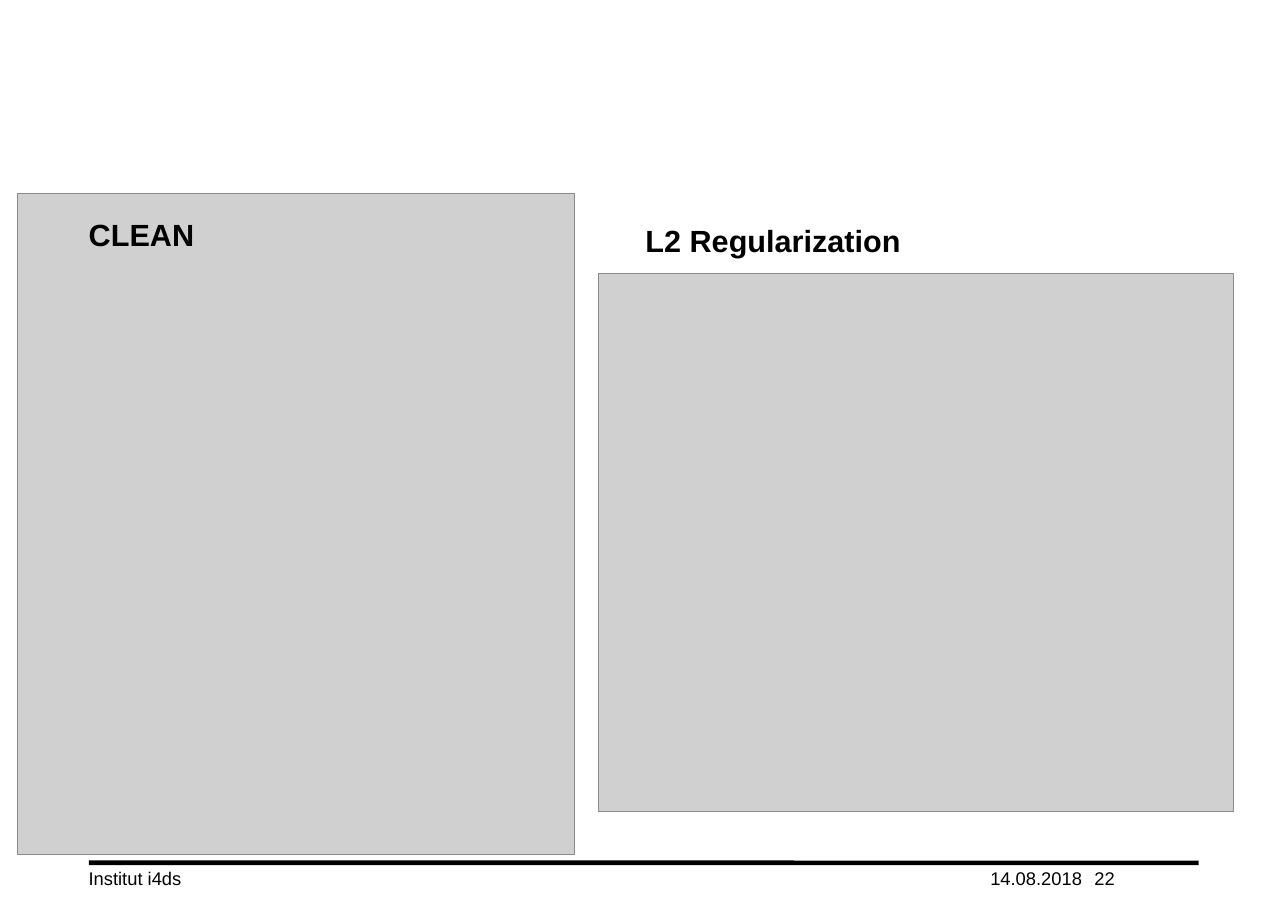
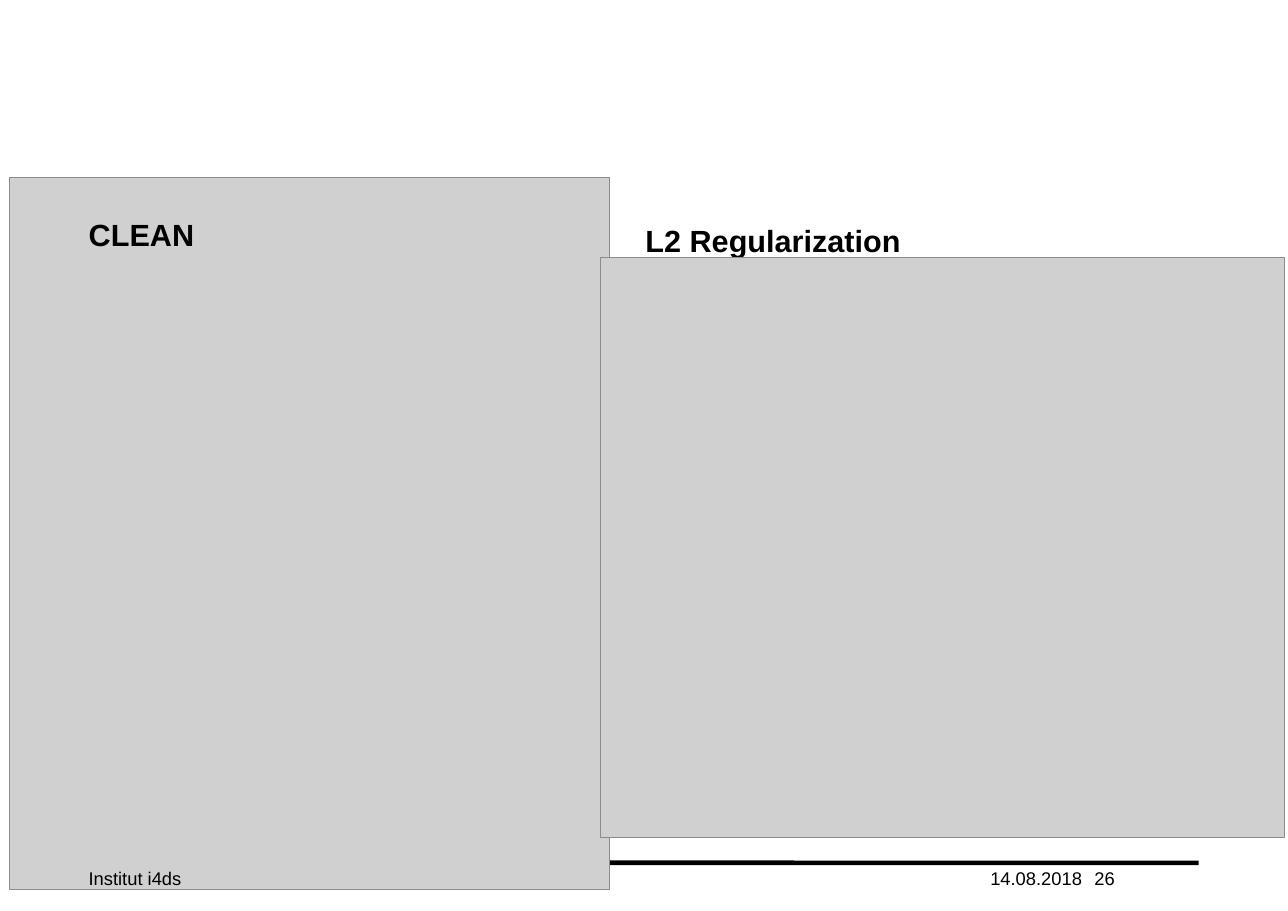
Before and after one commit to lord-blueberry/p7-doc, a slide deck: slide 26 of ppt/praes.pptx (slide 22 before the commit). Drawn at 1288x911 pixels with LibreOffice and Linux fonts; fonts in the diff are those of the drawing; grey boxes stand for pictures; background and template pictures are left out. Boxes give left, top, right and bottom in pixels: in the first picture for what was removed or moved away, otherwise in the second. Text is boxed around its words. In the diff, an @@ line names an element or a change of style, - is before the commit and + after.

```diff
--- a/ppt/praes.pptx
+++ b/ppt/praes.pptx
@@ picture resized from (x1=18, y1=194, x2=575, y2=855) to (x1=10, y1=177, x2=610, y2=889) @@
@@ picture resized from (x1=599, y1=273, x2=1234, y2=811) to (x1=600, y1=258, x2=1285, y2=837) @@
@@ page number at (x1=1094, y1=872, x2=1114, y2=885): text changed @@
-22
+26
```
Also in this commit, not shown: 8 other slides changed, 1 slide added, 11 other files.
